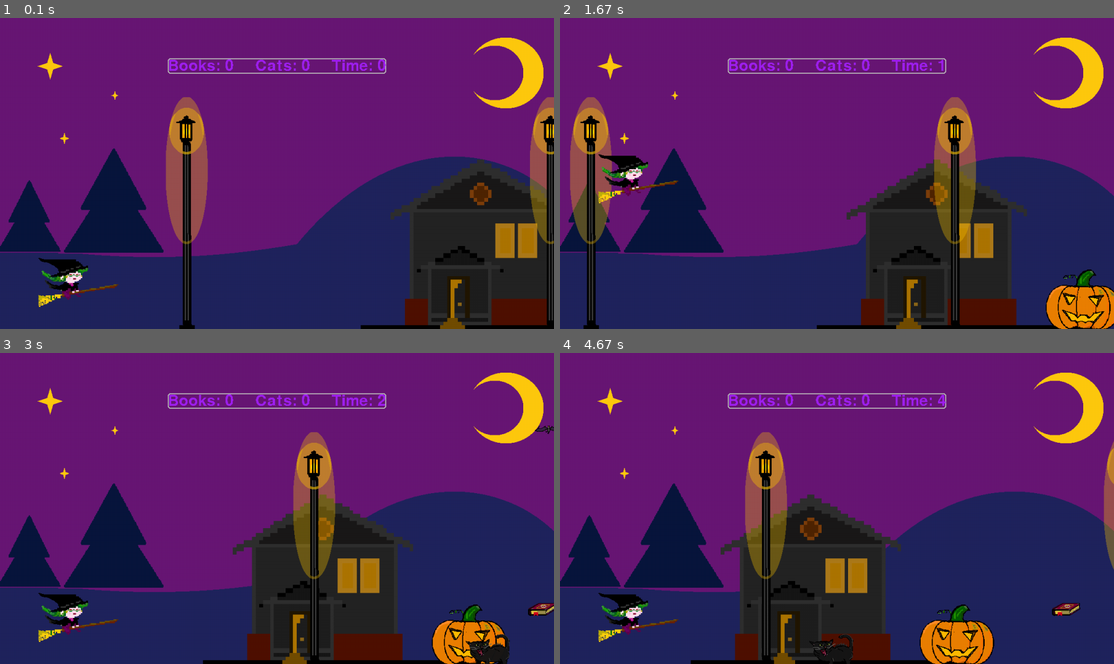
Above: before the commit, frames 1-4 (two rows, left to right).
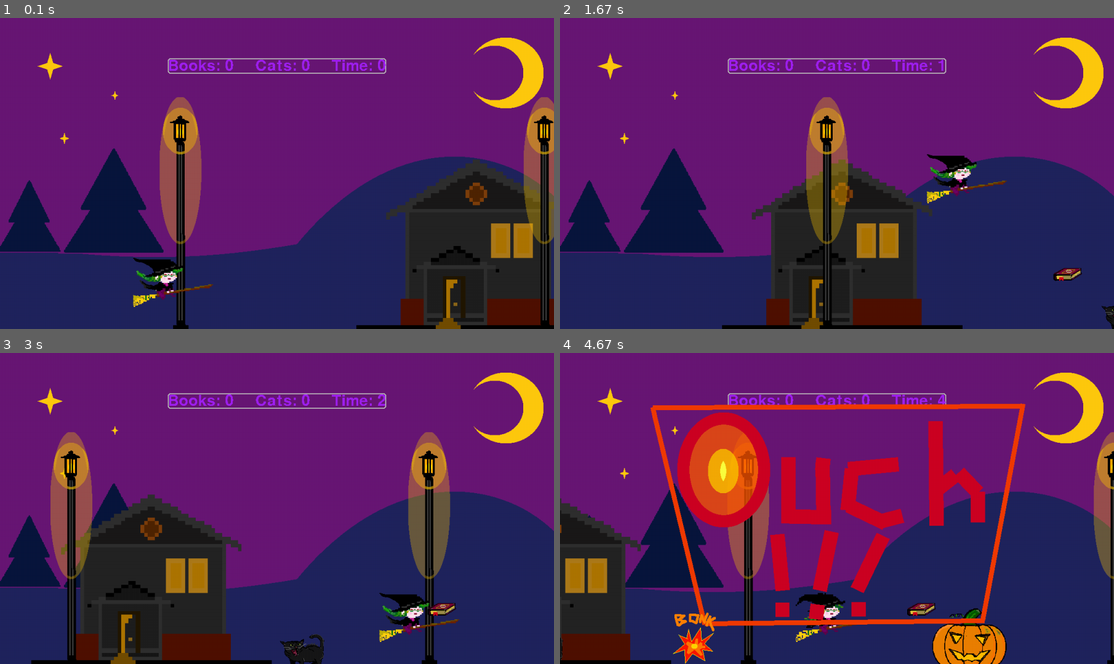
Above: after the commit, the same moments.

Repository: aflytle/AlyGame
Game: pygame game, started from AlyGame.py
Same seed, same stepped clock (60 frames per second), same inputs: the game is played once before the commit and once after it.
Inputs:
- Up to frame 1 (0.1 s): no input
- Up to frame 2 (1.67 s): hold Right 0.33-0.8 s; hold Up 0.83-1.13 s; hold Right 1.17-1.63 s
- Up to frame 3 (3 s): hold Left 1.67-2.2 s; hold Down 2.23-2.53 s; hold Left 2.57-2.97 s
- Up to frame 4 (4.67 s): hold Up 3-3.37 s; hold Right 3.4-4.03 s; hold Down 4.07-4.43 s

The runs differ from the first frame. In frame 1, 8.1% of the frame differs, in the area x 6-100%, y 25-100%; in frame 2, 27%; in frame 3, 36%, in the area x 5-100%, y 23-100%; in frame 4, 35%.

Commit message:
modified:   AlyGame.py 	new file:   Bat1.png 	new file:   Bat2.png 	new file:   Class_file.py 	new file:   Pumpkin3.png 	new file:   __pycache__/Class_file.cpython-310.pyc 	modified:   pumpkin2.png

Diff:
--- a/AlyGame.py
+++ b/AlyGame.py
@@ -10,6 +10,7 @@
 #import system access
 import sys
 import random
+import Class_file
 #import numpy as np
 
 
@@ -24,18 +25,38 @@
 def game_main():
 
 
+
+
     #initialize the pygame module
     pygame.init()
 
-    #Load and set the logo for the game
-    #logo = pygame.image.load("Test_Image.png")
-    #pygame.display.set_icon(logo)
-    pygame.display.set_caption("minimal program")
+
+
+    # Sprite Groups
+    # players
+    player_2 = pygame.sprite.GroupSingle()
+    player_2.add(Class_file.Player())
+
+    # obstacles
+    obstacles = pygame.sprite.Group()
+
+    #obstacles.add() event setup
+    OBSTACLE_TIMER_1 = pygame.USEREVENT + 1
+    OBSTACLE_TIMER_2 = pygame.USEREVENT + 2
+    pygame.time.set_timer(OBSTACLE_TIMER_1, 3000)
+    pygame.time.set_timer(OBSTACLE_TIMER_2, 5000)
+
+
+
+    #Name of the game
+    pygame.display.set_caption("Saving Samhain")
 
     #color palette
     white = (255, 255, 255)
     green = (0, 255, 0)
     blue = (0, 0, 128)
+
+
 
     #create a surface on screen that has a given m x n pixel size
     screen_width = 1152 #background size
@@ -52,6 +73,9 @@
     pause_textRect = pause_text.get_rect()
     pause_textRect.center = (textX // 2, textY // 2)
 
+
+
+
     #collision objects
     collision_text = pygame.image.load('Ouch.png').convert_alpha()
     collision_textRect = collision_text.get_rect(center = (576,324))
@@ -77,6 +101,7 @@
 
 
 
+    # Background
     #Background surface: size = 1152 x 648
     background_surface = pygame.image.load('AlyGameBackGround.png').convert()#convert speeds this up
 
@@ -91,6 +116,9 @@
     lamp2_surf = pygame.image.load('lamp.png').convert_alpha()
     lamp2_rect = lamp2_surf.get_rect(midbottom = (395,665))
 
+
+
+    # Retrievables
     #book objects
     book_surf = pygame.image.load('Book.png').convert_alpha()
     book_rect = book_surf.get_rect(center = (1300, random.randint(0,600)))
@@ -100,6 +128,9 @@
     cat_surf = pygame.image.load('kitty.png').convert_alpha()
     cat_rect = cat_surf.get_rect(midbottom = (2000, 665))
 
+
+
+    #Obstacles
     #pumpkin objects
     pump1_surf = pygame.image.load('pumpkin2.png').convert_alpha()
     pump1_rect = pump1_surf.get_rect(midbottom = (1300,665))
@@ -109,19 +140,24 @@
     bat_surf = pygame.image.load('bat.png').convert_alpha()
     bat_rect = bat_surf.get_rect(midbottom = (1500, random.randint(100,400)))
 
+
+
     #character surface
     player_fly_1 = pygame.image.load('AlyCharacter1.png')
-    #player_fly_2 = pygame.image.load('AlyCharacter2.png')#.convert()
-    #player_fly = [player_fly_1, player_fly_2]
-    #player_sprint =
-    player_rect = player_fly_1.get_rect(height = 100, width = 200, topleft = (80,500)) #create player
+    player_fly_2 = pygame.image.load('AlyCharacter2.png')#.convert()
+    player_fly = [player_fly_1, player_fly_2]
+    player_index = 0
+    player_sprint = pygame.image.load('AlyCharacter3.png')
+
+    player_surf = player_fly[player_index]
+    player_rect = player_surf.get_rect(height = 100, width = 200, topleft = (80,500)) #create player
 
     #player_rect.inflate(400,-400)
     player_yvel = 0
-    player_yaccel = 0
     player_xvel = 0
-    player_xaccel = 0
     #object box/rectangle
+
+
 
     #testing out the blit function: blit(imagename,location)
     #screen.blit(logo, (50,50))
@@ -145,9 +181,13 @@
     minvel = 1
     game_active = True
 
+
+
     # main loop
     while running: #infinite loop
 
+        current_time = ...
+        button_press_time = ...
 
 
 
@@ -161,12 +201,23 @@
         #event handling, gets all events from the event queue
         for event in pygame.event.get():
 
-            #only do something if the event is of type QUIT because that's all this game is, a sample
+            #Game Exit
             if event.type == pygame.QUIT:
 
                 #change the calue to False, exit the infinite loop
                 running = False
                 #sys.exit()
+
+
+            #Obstacle timer constructions
+            if event.type == OBSTACLE_TIMER_1:
+                obstacles.add(Class_file.Obstacle('pumpkin'))
+
+            if event.type == OBSTACLE_TIMER_2:
+                obstacles.add(Class_file.Obstacle('bat'))
+
+
+            #Active game commands
             if game_active:
 
                 if event.type == pygame.KEYDOWN:
@@ -177,14 +228,16 @@
                         player_yvel = 12
 
                     if event.key == pygame.K_RIGHT:
-                        if player_xvel >= maxvel:
-                            player_xvel = maxvel
+                        if player_xvel >= 10:
+                            player_xvel = 10
                         else: player_xvel += 2
 
                     elif event.key == pygame.K_LEFT:
-                        if player_xvel <= minvel:
-                            player_xvel = minvel
+                        if player_xvel <= 0:
+                            player_xvel = 0
                         else: player_xvel -= 2
+
+
 
 
                 if event.type == pygame.KEYUP:
@@ -209,12 +262,17 @@
             screen.blit(houseOne_surface,houseOne_rect) #0, LENGTH - HOUSE HEIGHT
             screen.blit(lamp1_surf,lamp1_rect)
             screen.blit(lamp2_surf, lamp2_rect)
-            screen.blit(player_fly_1,player_rect)
+            #player_animation()
+            #screen.blit(player_surf,player_rect)
+            player_2.draw(screen)
+            player_2.update()
+            obstacles.draw(screen)
+            obstacles.update()
             pygame.draw.rect(screen,'Grey',score_rect,width = 2,border_radius=5)
             screen.blit(score_text, score_rect)
             screen.blit(book_surf, book_rect)
-            screen.blit(pump1_surf,pump1_rect)
-            screen.blit(bat_surf,bat_rect)
+            #screen.blit(pump1_surf,pump1_rect)
+            #screen.blit(bat_surf,bat_rect)
             screen.blit(cat_surf, cat_rect)
             score_time = pygame.time.get_ticks()//1000
             score_text = font.render(f"Books: {score_books}     Cats: {score_cats}     Time: {score_time}", False, 'Purple')
@@ -236,32 +294,32 @@
                 #continue
 
             #animated portion of background
-            houseOne_rect.x -= player_xvel
+            houseOne_rect.x -= (player_xvel + minvel)
             if houseOne_rect.right < -350:
                 houseOne_rect.left = 1100 #loop the house position
 
-            lamp1_rect.x -= (7/5)*player_xvel
+            lamp1_rect.x -= (7/5)*(player_xvel + minvel)
             if lamp1_rect.right < -200:
                 lamp1_rect.left = 1200
 
-            lamp2_rect.x -= (7/5)*player_xvel
+            lamp2_rect.x -= (7/5)*(player_xvel + minvel)
             if lamp2_rect.right < -200:
                 lamp2_rect.left = 1200
 
-            book_rect.x -= (3/5)*player_xvel
+            book_rect.x -= (3/5)*(player_xvel + minvel)
             if book_rect.right < -400:
                 book_rect.left = 1200
                 book_rect.bottom = random.randint(50,600)
 
-            cat_rect.x -= 3*player_xvel
+            cat_rect.x -= 2*(player_xvel + minvel)
             if cat_rect.right < -400:
                 cat_rect.left = 4800
 
-            pump1_rect.x -= player_xvel
+            pump1_rect.x -= (player_xvel + minvel)
             if pump1_rect.right < -100:
                 pump1_rect.left = 1300
 
-            bat_rect.x -= (6/5)*player_xvel
+            bat_rect.x -= (6/5)*(player_xvel + minvel)
             bat_rect.y = 100*math.sin(pygame.time.get_ticks()/200) + 50
             if bat_rect.right < -100:
                 bat_rect.left = 1400
@@ -305,16 +363,16 @@
                 score_rect = score_text.get_rect(center = (576,100))
 
 
-            if player_rect.bottom >= 1248:
-                player_rect.bottom = 1248
+            if player_rect.bottom >= 648:
+                player_rect.bottom = 648
             if player_rect.top <= 0:
                 player_rect.top = 0
 
             #player_yvel += player_yaccel
             player_rect.y += player_yvel
 
-            minvel = score_time//10 + 1
-            maxvel = score_time//10 + 10
+            minvel = 2*(score_time//10 + 1)
+            maxvel = 2*(score_time//10 + 10)
 
             #book score
             #if
--- /dev/null
+++ b/Class_file.py
@@ -0,0 +1,111 @@
+import pygame
+from sys import exit
+import random
+import math
+class Player(pygame.sprite.Sprite):
+    def __init__(self):
+
+        super().__init__()
+
+        player_fly_1 = pygame.image.load('AlyCharacter1.png')
+        player_fly_2 = pygame.image.load('AlyCharacter2.png')
+        self.player_fly = [player_fly_1, player_fly_2]
+        self.player_sprint = pygame.image.load('AlyCharacter3.png')
+        self.player_index = 0
+        #player_surf = player_fly[player_index]
+        #player_rect = player_surf.get_rect(height = 100, width = 200, topleft = (80,500)) #create player
+
+        self.image = self.player_fly[self.player_index]
+        self.rect = self.image.get_rect(height = 100, width = 200, topleft = (280,500))
+
+        self.xpos = 0
+        self.yvel = 0
+
+    def player_input(self):
+        keys = pygame.key.get_pressed()
+        if keys[pygame.K_UP]:
+            self.yvel = -12
+        elif keys[pygame.K_DOWN]:
+            self.yvel = 12
+        else:
+            self.yvel = 0
+
+        if keys[pygame.K_LEFT]:
+            self.xpos -= .2
+            if self.xpos >= 10:
+                self.xpos = 10
+        elif keys[pygame.K_RIGHT]:
+            self.xpos += .5
+        else: self.xpos -= .25
+
+
+    def movement(self):
+        self.rect.x += self.xpos
+        self.rect.y += self.yvel
+        if self.rect.bottom >= 648:
+            self.rect.bottom = 648
+        if self.rect.top <= 0:
+            self.rect.top = 0
+        if self.rect.right >= 1100:
+            self.rect.right = 1100
+        if self.rect.left <= 80:
+            self.rect.left = 80
+
+    def animation_state(self):
+        keys = pygame.key.get_pressed()
+        self.player_index += 0.05
+        if keys[pygame.K_RIGHT]:
+            self.image = self.player_sprint
+        else:
+            if self.player_index >= len(self.player_fly):
+                self.player_index = 0
+            self.image = self.player_fly[int(self.player_index)]
+
+
+    def update(self):
+        self.player_input()
+        self.movement()
+        self.animation_state()
+
+
+
+
+class Obstacle(pygame.sprite.Sprite):
+    def __init__(self,type):
+
+        super().__init__()
+        self.xvel = 0
+
+        if type == 'pumpkin':
+            pump1 = pygame.image.load('pumpkin2.png').convert_alpha()
+            pump2 = pygame.image.load('pumpkin3.png').convert_alpha()
+            self.frames = [pump1,pump2]
+            y_pos = 665
+            self.yvel = 0
+            self.xvel = 5
+            self.animation_inc = .03
+
+        else:
+            bat1 = pygame.image.load('Bat1.png').convert_alpha()
+            bat2 = pygame.image.load('Bat2.png').convert_alpha()
+            self.frames = [bat1,bat2]
+            y_pos = 300
+            self.yvel = 5*(.5-(random.random()))
+            self.xvel = 7
+            self.animation_inc = .1
+
+
+        self.animation_index = 0
+        self.image = self.frames[self.animation_index]
+        self.rect = self.image.get_rect(midbottom = (random.randint(1200,1400),y_pos))
+
+    def animation_state(self):
+        self.animation_index += self.animation_inc
+        if self.animation_index >= len(self.frames):
+            self.animation_index = 0
+        self.image = self.frames[int(self.animation_index)]
+
+    def update(self):
+        self.animation_state()
+        self.rect.x -= self.xvel
+        self.rect.y += self.yvel
Binary file added: Bat1.png
Binary file added: Bat2.png
Binary file added: Pumpkin3.png
Binary file changed: pumpkin2.png
